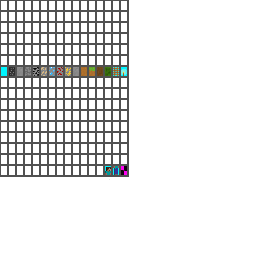
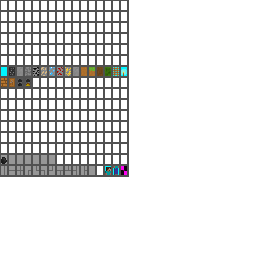
Layers edited between the first and the second 256 × 256 image:
painted on "term_font.png" over [1, 78, 95, 175]
